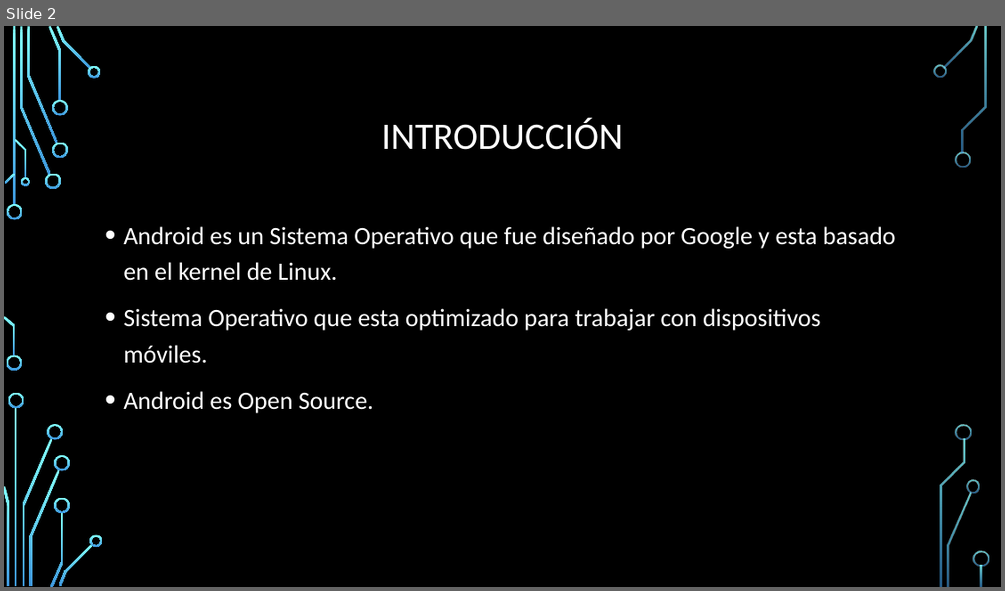
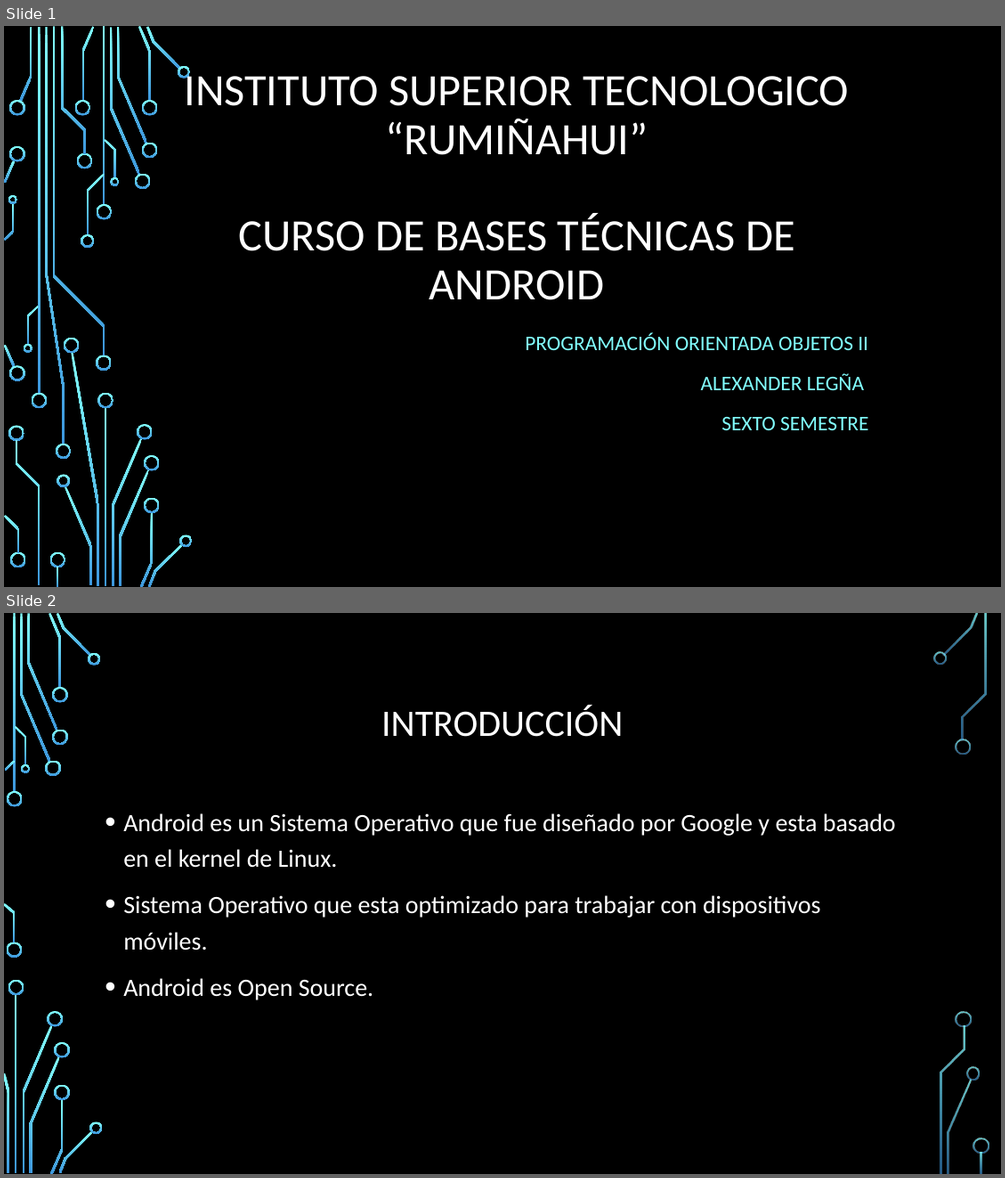
Before and after one commit to Alexanderjun/POO_ll_Examen, a slide deck: Curso de Android - Platzi.pptx. Shown one above the other, each under a label of ours: slide 2 before the commit, slides 1 and 2 after it. The pictures are 1005x591 and 1005x1178 pixels, drawn with LibreOffice and Linux fonts; fonts in the diff are those of the drawing; background and template pictures are left out. Boxes give left, top, right and bottom in pixels: in the first picture for what was removed or moved away, otherwise in the second. Text is boxed around its words. In the diff, an @@ line names an element or a change of style, - is before the commit and + after.

```diff
--- a/Curso de Android - Platzi.pptx
+++ b/Curso de Android - Platzi.pptx
@@ slide 1 added at [4, 26, 1001, 587], background picture (left out) @@
@@ title added at [184, 69, 849, 300], 43.2 pt, text #FFFFFF @@
+INSTITUTO SUPERIOR TECNOLOGICO “RUMIÑAHUI”
+CURSO DE BASES TÉCNICAS DE ANDROID
@@ subtitle added at [525, 332, 868, 430], 20 pt, text #82FFFF @@
+PROGRAMACIÓN ORIENTADA OBJETOS II
+ALEXANDER LEGÑA
+SEXTO SEMESTRE
@@ group added at [4, 26, 193, 587]: 50 freeform shapes, 4 rectangles @@
```
Also in this commit, not shown: 1 slide removed.
